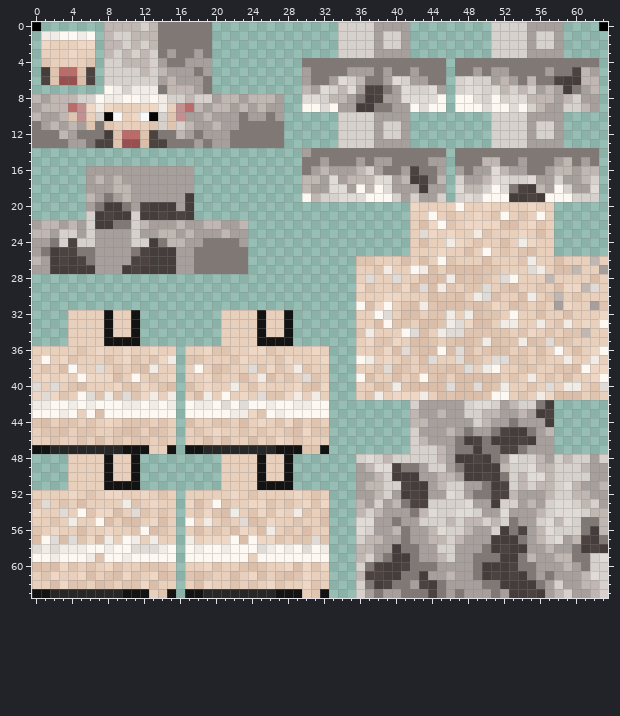
File history of a pixel-art sprite, textures/entity/sheep/rocky_sheep.png. This is how it looked before the edit.
The file is 64x64 pixels. Pixels under 10% opacity are left out. Colours within 5 levels of each other are drawn and written as one.
After the commit:
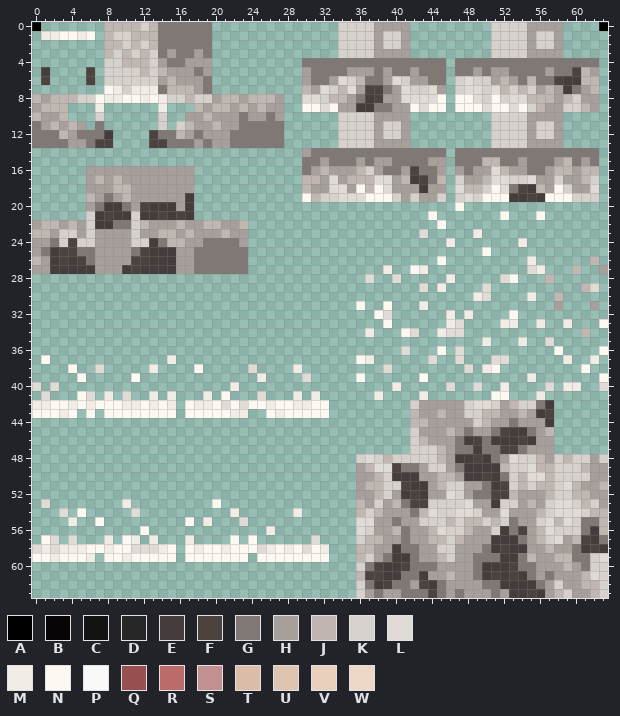
Palette (. is transparent): A #000000  B #070506  C #141313  D #282727  E #453d3b  F #4c4340  G #807874  H #a69f9b  J #c0b7b3  K #d6d1cc  L #e0dbd6  M #f1ece5  N #fdf8f1  P #f9f9f9  Q #97504f  R #ba6b6a  S #c29091  T #dabea9  U #dfc4b0  V #e9d0bd  W #eed7c5
From the commit log: added variant textures except rainbow sheep
The exact change:
Changed rows in their new state; - is an unchanged pixel.
first column x 1:
 2 ......-----------
 3 ......-----------
 4 ......-----------
 5 -....------------
 6 -....------------
 9 ---...-......-...
10 ---...-......-..-
11 -----.-......-.--
12 --------....-----
13 --------....-----
first column x 0:
20 ------------------------------------------.....-..........------
21 ------------------------------------------..-.......-...-.------
22 ------------------------------------------...-............------
23 ------------------------------------------.-.....-........------
24 ------------------------------------------....-.......-...------
25 ------------------------------------------........-.......------
26 ------------------------------------.........-.........-......-.
27 ------------------------------------...-..--...........--...-..-
28 ------------------------------------.-..-.....-.....--...-......
29 ------------------------------------.......-.-....-..........--.
30 ------------------------------------.............--....-..-.....
31 -------------------------------------..-...-..............-...-.
32 ----........---------........-------..--......-.-....-..........
33 ----........---------........-------...-......--....--..-..-...-
34 ----........---------........-------.-...--..---.............-..
35 ----........---------........-------..............-...-..-......
36 ................-................---.....-...-.-..........-....-
37 .-.............--................-----......-..-...--......-..-.
38 ....-..-.....-..-.-.....-....-...---...-........-.--.........-..
39 .....-.....-....-........-....-..----......-...........-.......-
40 -.-.............-.....-..........---....-.....-..-..-....-.--..-
41 .-...--.-.-..-.--..-.-...-...-.-.---..-....-.......--...-.......
43 -----.-.----------------..--------------------------------------
44 ................-................-------------------------------
45 ................-................-------------------------------
46 ................-................-------------------------------
47 ................-................-------------------------------
48 ----........---------........-----------------------------------
49 ----........---------........-----------------------------------
50 ----........---------........-----------------------------------
51 ----........---------........-----------------------------------
52 ................-................-------------------------------
53 .-........-.....-...-............-------------------------------
54 ...-.-.....-....-.....-......-...-------------------------------
55 ....-..-........--.-...-.........-------------------------------
56 ............-...-.........-......-------------------------------
57 .--.-...-.--.-..--....-.-......-.-------------------------------
59 -------.----------------.---------------------------------------
60 ................-................-------------------------------
61 ................-................-------------------------------
62 ................-................-------------------------------
63 ................-................-------------------------------
